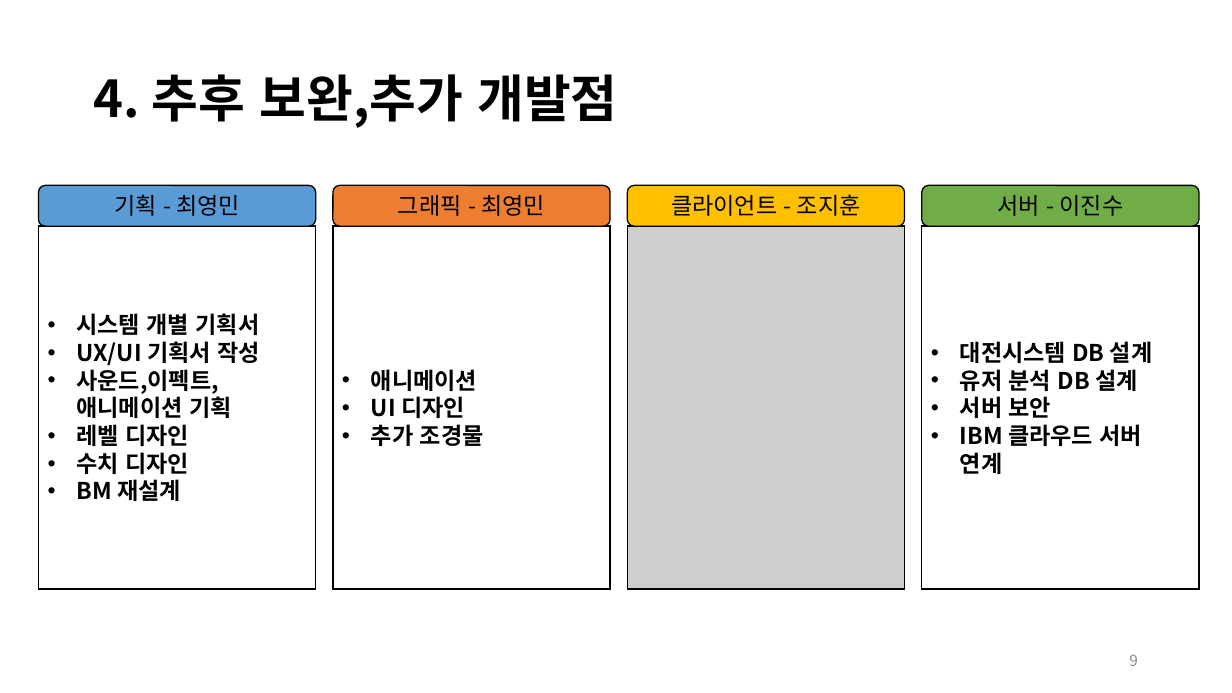
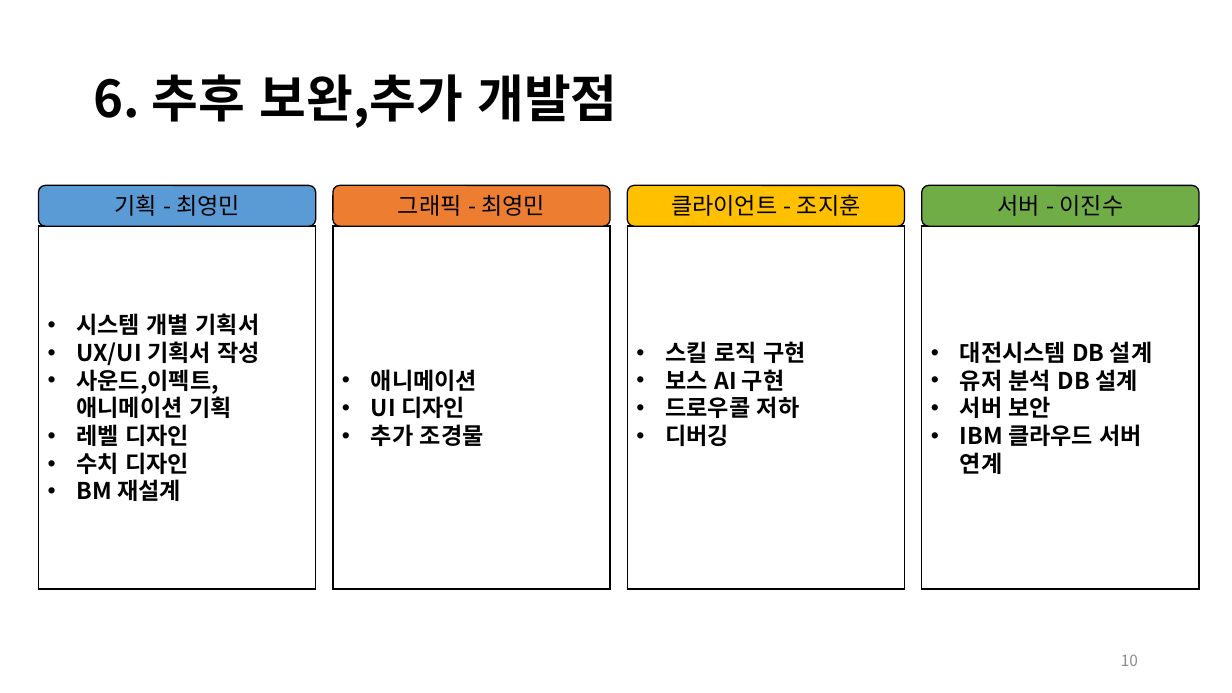
Before and after one commit to JinsooLee-Testing/aww, a slide deck: slide 10 of 기획문서/중간발표/Aww_중간발표.pptx (slide 9 before the commit). Drawn at 1232x693 pixels with LibreOffice and Linux fonts; fonts in the diff are those of the drawing; background and template pictures are left out. Boxes give left, top, right and bottom in pixels: in the first picture for what was removed or moved away, otherwise in the second. Text is boxed around its words. In the diff, an @@ line names an element or a change of style, - is before the commit and + after.

```diff
--- a/기획문서/중간발표/Aww_중간발표.pptx
+++ b/기획문서/중간발표/Aww_중간발표.pptx
@@ title at bbox=[94, 74, 617, 128]: text changed @@
-4. 추후 보완,추가 개발점
+6. 추후 보완,추가 개발점
@@ rectangle "스킬 로직 구현" at bbox=[628, 226, 905, 590]: fill #D0CECE to #FFFFFF @@
@@ text in rectangle at bbox=[665, 341, 806, 446]: text added @@
+• 스킬 로직 구현
+• 보스 AI 구현
+• 드로우콜 저하
+• 디버깅
@@ page number at bbox=[1121, 654, 1138, 666]: text changed @@
-9
+10
```
Also in this commit, not shown: 8 other slides changed, 2 slides added, 1 other file.
